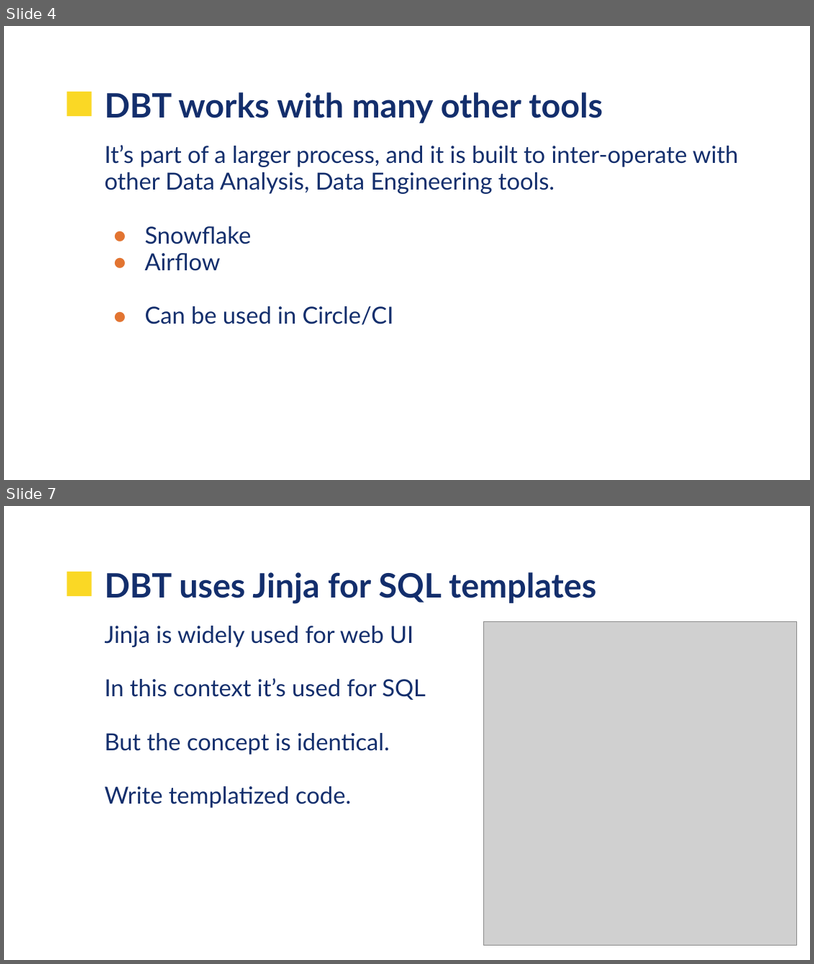
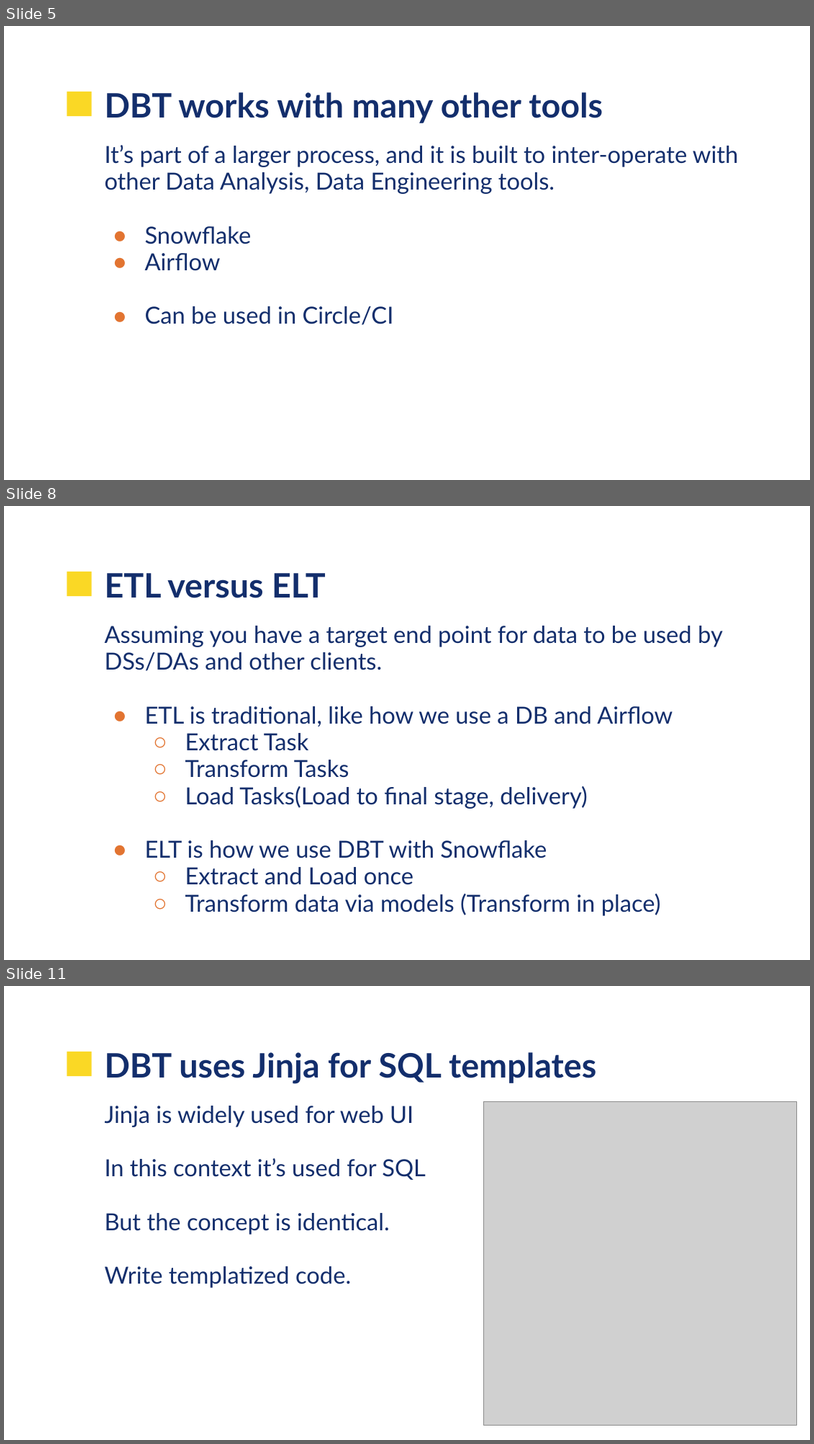
Before and after one commit to UVADS/data_engineering, a slide deck: 11_data_build_tool/UVA-DBT.pptx. Shown one above the other, each under a label of ours: slides 4 and 7 before the commit, slides 5, 8 and 11 after it; the slides between them are not shown. The pictures are 814x964 and 814x1444 pixels, drawn with LibreOffice and Linux fonts; fonts in the diff are those of the drawing; grey boxes stand for pictures; background and template pictures are left out. Boxes give left, top, right and bottom in pixels: in the first picture for what was removed or moved away, otherwise in the second. Text is boxed around its words. In the diff, an @@ line names an element or a change of style, - is before the commit and + after.

```diff
--- a/11_data_build_tool/UVA-DBT.pptx
+++ b/11_data_build_tool/UVA-DBT.pptx
@@ slide 8 added at bbox=[4, 506, 810, 960], background picture (left out); not listed: 1 template element that a slide beside it also shows @@
@@ title added at bbox=[105, 573, 326, 598], 30 pt, text #132E6C, bold @@
+ETL versus ELT
@@ text added at bbox=[105, 626, 723, 916], 21 pt, text #132E6C @@
+Assuming you have a target end point for data to be used by DSs/DAs and other clients.
+● ETL is traditional, like how we use a DB and Airflow
+  ○ Extract Task
+  ○ Transform Tasks
+  ○ Load Tasks(Load to final stage, delivery)
+● ELT is how we use DBT with Snowflake
+  ○ Extract and Load once
+  ○ Transform data via models (Transform in place)
@@ what was slide 4 is now slide 5 @@
@@ what was slide 7 is now slide 11 @@
```
Also in this commit, not shown: 5 slides changed, 8 other slides added, 5 slides removed.
